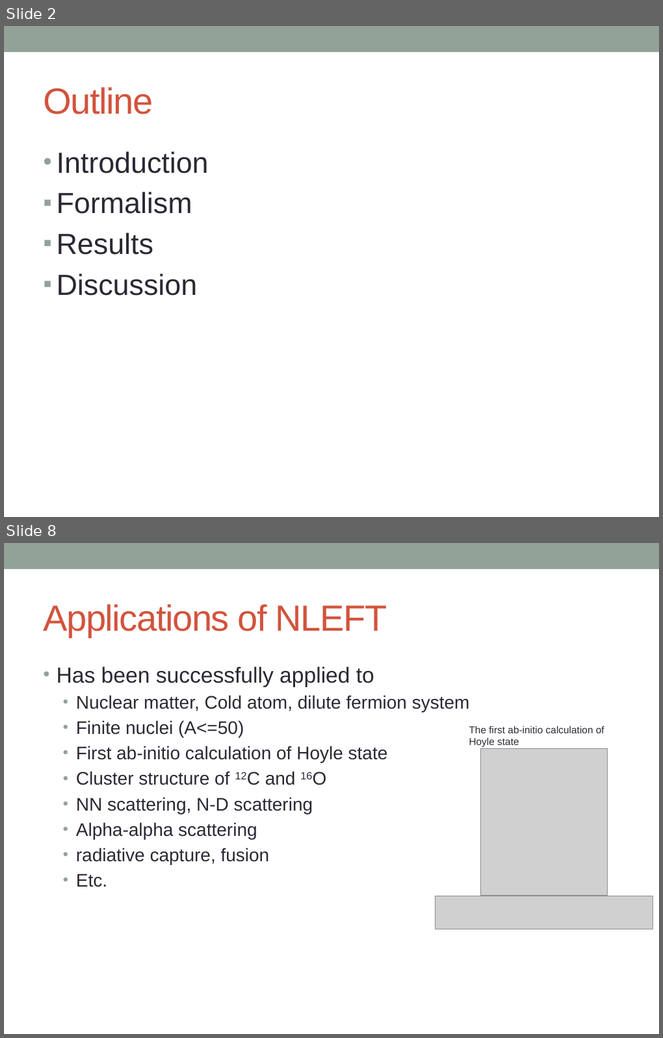
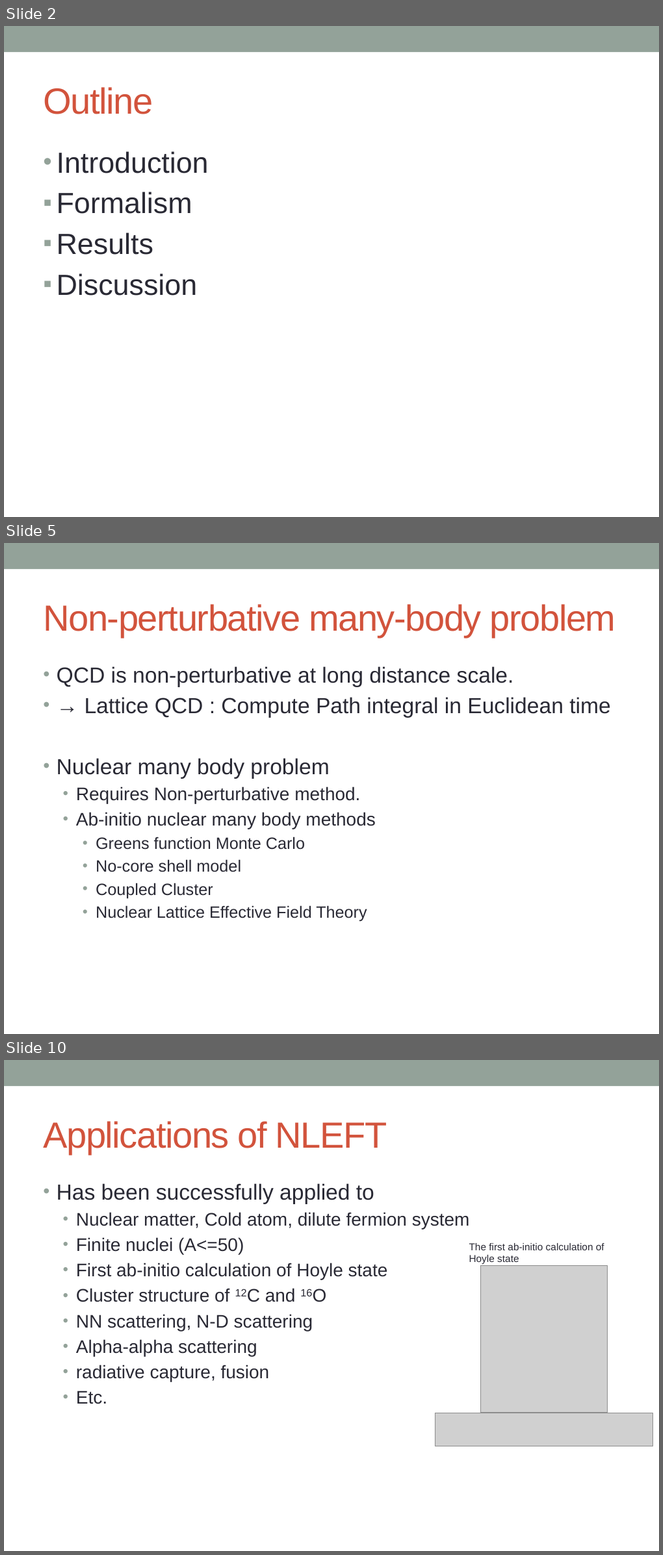
Before and after one commit to alphacentaury-github/NPSS2020, a slide deck: 20200928_송영호_연세대.pptx. Shown one above the other, each under a label of ours: slides 2 and 8 before the commit, slides 2, 5 and 10 after it; the slides between them are not shown. The pictures are 663x1038 and 663x1555 pixels, drawn with LibreOffice and Linux fonts; fonts in the diff are those of the drawing; grey boxes stand for pictures. Boxes give left, top, right and bottom in pixels: in the first picture for what was removed or moved away, otherwise in the second. Text is boxed around its words. In the diff, an @@ line names an element or a change of style, - is before the commit and + after.

```diff
--- a/20200928_송영호_연세대.pptx
+++ b/20200928_송영호_연세대.pptx
@@ slide 5 added at (4,543,659,1034), background #FFFFFF; not listed: 1 template element that a slide beside it also shows @@
@@ title added at (43,604,616,637), 40 pt, text #D2533C @@
+Non-perturbative many-body problem
@@ text added at (57,667,610,922), 24 pt, text #292934 @@
+• QCD is non-perturbative at long distance scale.
+• → Lattice QCD : Compute Path integral in Euclidean time
+• Nuclear many body problem
+  • Requires Non-perturbative method.
+  • Ab-initio nuclear many body methods
+    • Greens function Monte Carlo
+    • No-core shell model
+    • Coupled Cluster
+    • Nuclear Lattice Effective Field Theory
@@ what was slide 8 is now slide 10 @@
```
Also in this commit, not shown: 6 slides changed, 13 other slides added, 2 slides removed.
